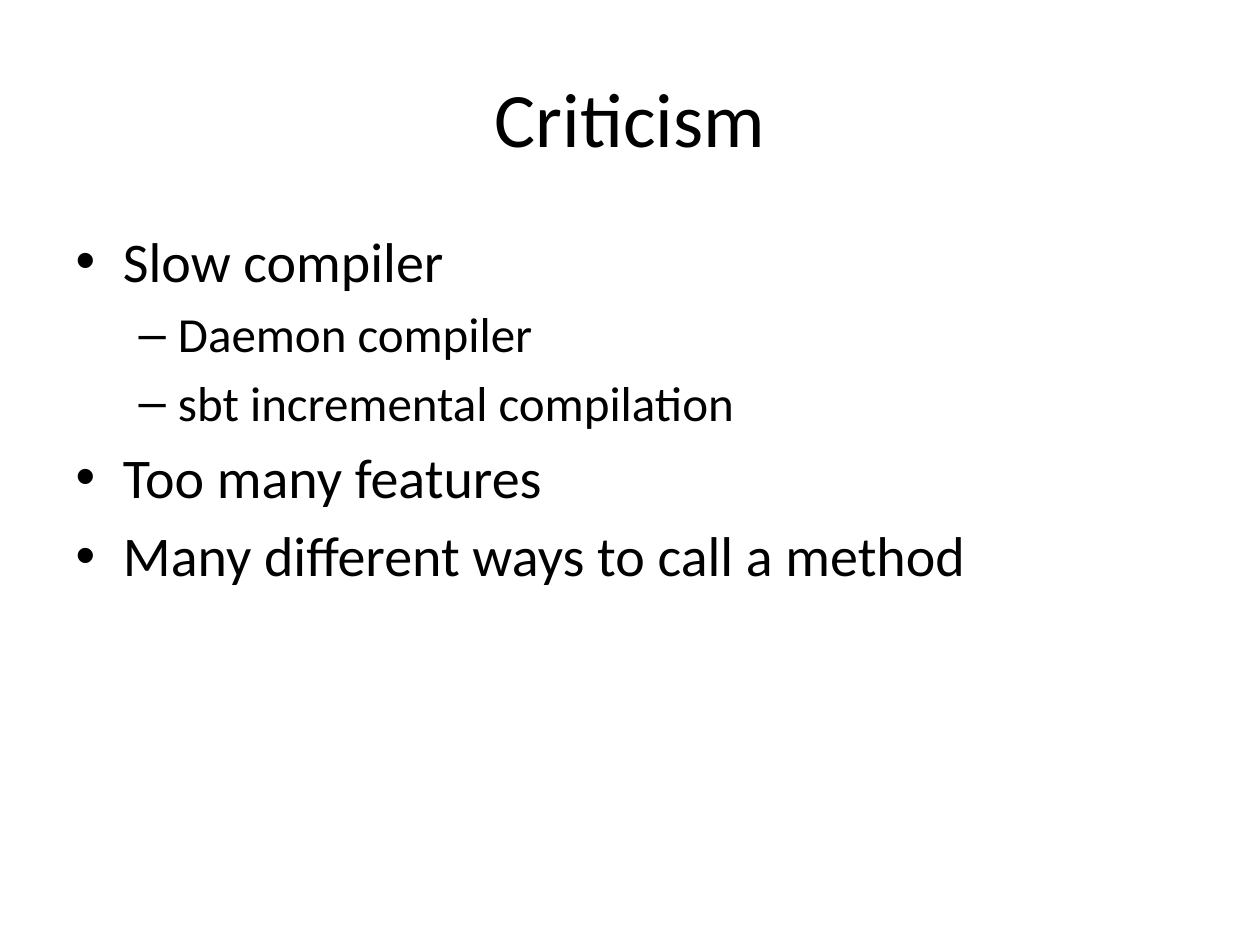
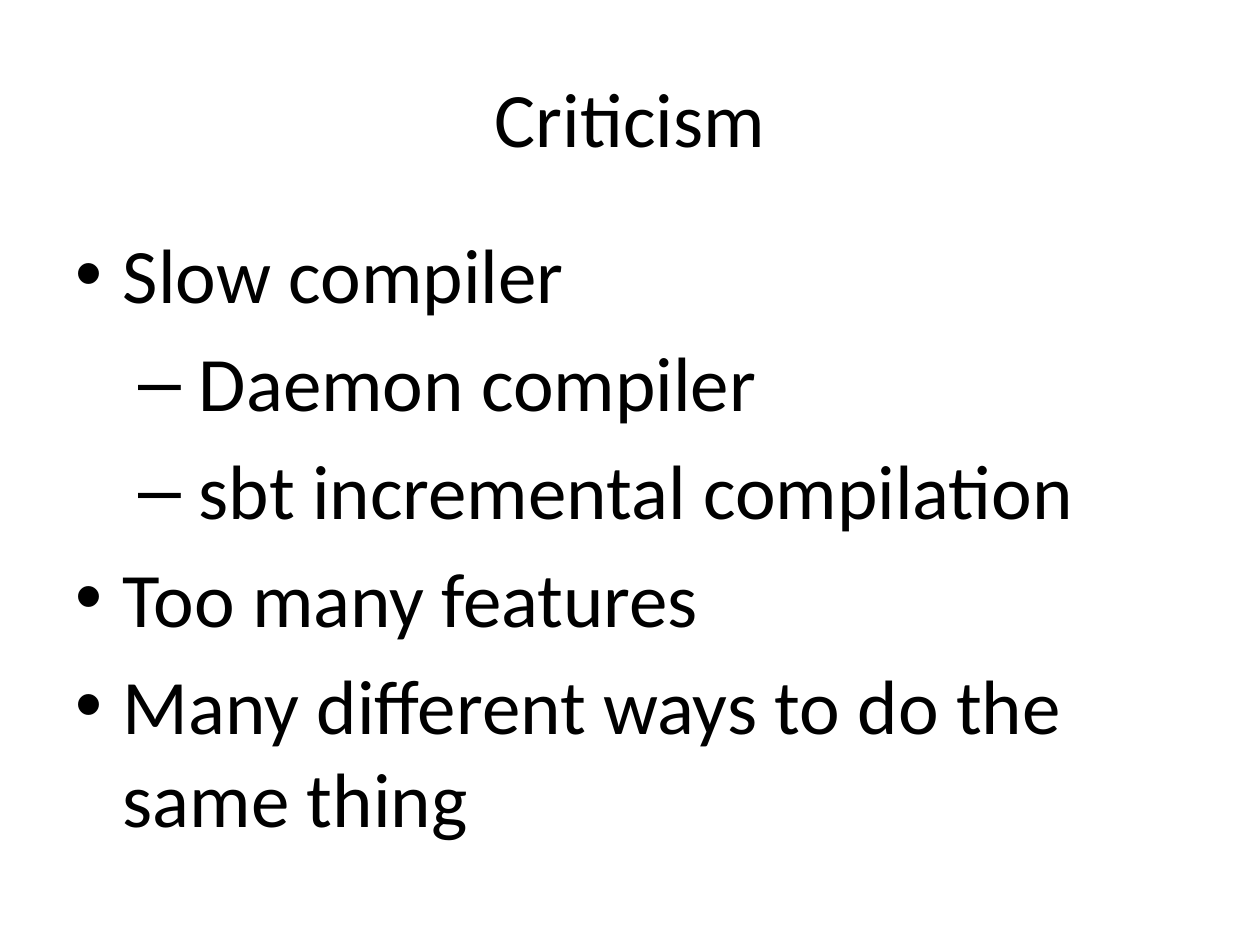
Before and after one commit to todkar/Away_Day, a slide deck: slide 22 of Scala_Away_Day.pptx (slide 20 before the commit). Drawn at 1260x945 pixels with LibreOffice and Linux fonts; fonts in the diff are those of the drawing. Boxes give left, top, right and bottom in pixels: in the first picture for what was removed or moved away, otherwise in the second. Text is boxed around its words. In the diff, an @@ line names an element or a change of style, - is before the commit and + after.

Commit message:
typos and ppt improvement

```diff
--- a/Scala_Away_Day.pptx
+++ b/Scala_Away_Day.pptx
@@ text at box(123, 249, 1073, 640): size 32 to 44 pt in "Slow compiler", "Too many features"; size 28 to 44 pt in "Daemon compiler", "sbt incremental compilation"; more space between paragraphs @@
@@ text at box(123, 680, 1060, 841): text changed; size 32 to 44 pt @@
-• Many different ways to call a method
+• Many different ways to do the same thing
```
Also in this commit, not shown: 2 other slides changed, 5 slides added, 2 slides removed, 1 other file.
